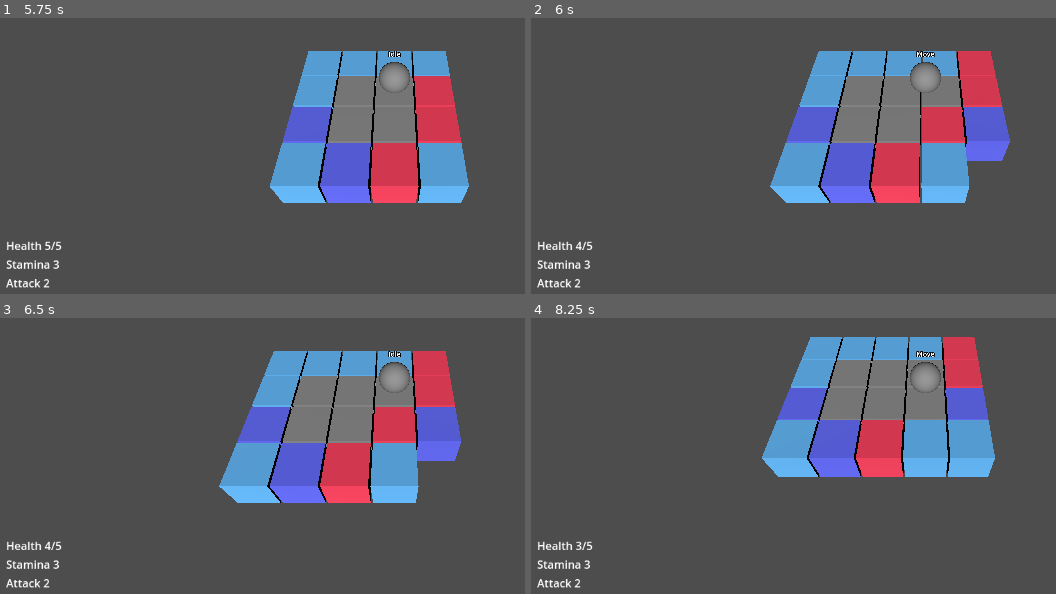
Above: before the commit, frames 1-4 (two rows, left to right).
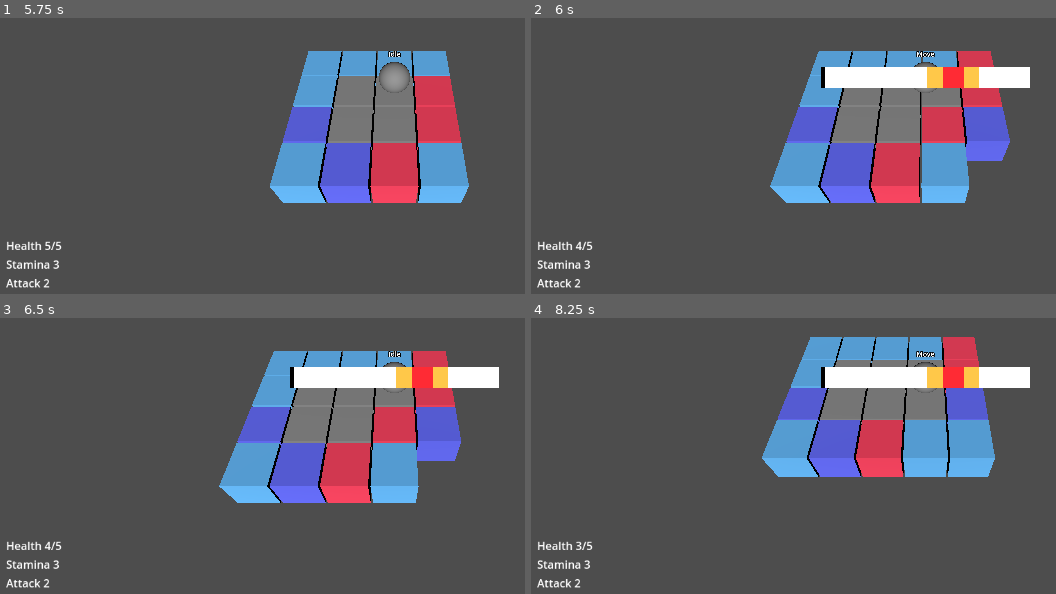
Above: after the commit, the same moments.

Repository: tVeratti/mini-byte-jam
Game: Godot game, scene res://main.tscn
Same seed, same stepped clock (60 frames per second), same inputs: the game is played once before the commit and once after it.
Inputs:
- Up to frame 1 (5.75 s): tap Enter at 0.5 s; hold W (move_forward) 0.53-2.03 s; tap Space (accept) at 0.6, 1.25, 1.35, 2, 2.1, 2.85, 3.5, 3.6, 4.25, 4.35, 5, 5.1 s; hold A (move_left) 2.03-3.53 s; hold S (move_backward) 3.53-4.28 s; hold Right (move_right) 4.28-5.03 s; hold W (move_forward) from 5.03 s (still down)
- Up to frame 2 (6 s): release W (move_forward) at 5.78 s; hold Right (move_right) from 5.78 s (still down); tap Space (accept) at 5.85 s
- Up to frame 3 (6.5 s): keep holding Right (move_right)
- Up to frame 4 (8.25 s): tap Space (accept) at 6.6, 7.35, 8.1 s; release Right (move_right) at 8.03 s; hold S (move_backward) from 8.03 s (still down)

Frame 1 is identical in both runs. In frame 2, 3.0% of the frame differs, in the area x 55-96%, y 17-26%; in frame 3, 3.0%; in frame 4, 3.0%.

Commit message:
add battle ui

Diff:
--- /dev/null
+++ b/battle/battle.gd
@@ -0,0 +1,59 @@
+class_name Battle
+extends MarginContainer
+
+
+const LEVEL_WEIGHT:float = 10.0
+const TRACK_WIDTH:int = 300
+const MIN_TARGET_WIDTH:int = 5
+const MIN_TARGET_OFFSET:int = 80
+
+
+@onready var track:ColorRect = %Track
+@onready var stamina:ColorRect = %Stamina
+@onready var attack:ColorRect = %Attack
+@onready var input_container:MarginContainer = %InputContainer
+
+
+var level:int = 1
+var player_stats:PlayerStats
+
+
+func _ready() -> void:
+	var player:Player = get_tree().get_first_node_in_group("player")
+	player_stats = player.player_stats
+
+	player.input_component.accepted.connect(_on_input_accept)
+
+	_set_target_sizes()
+
+
+func _set_target_sizes() -> void:
+	var weighted_level:float = level * LEVEL_WEIGHT
+	var attack_percentage:float = float(player_stats.attack) / weighted_level
+	var stamina_percentage:float = float(player_stats.stamina) / weighted_level
+
+	var attack_width:int = clamp(
+		MIN_TARGET_WIDTH,
+		TRACK_WIDTH - MIN_TARGET_OFFSET,
+		TRACK_WIDTH * attack_percentage)
+
+	var stamina_width:int = clamp(
+		MIN_TARGET_WIDTH,
+		TRACK_WIDTH - MIN_TARGET_OFFSET,
+		(TRACK_WIDTH * stamina_percentage) + attack_width)
+
+	attack.custom_minimum_size.x = attack_width
+	stamina.custom_minimum_size.x = stamina_width
+
+	var random_offset:int = randi_range(
+		MIN_TARGET_OFFSET,
+		TRACK_WIDTH - max(attack_width, stamina_width))
+
+	track.add_theme_constant_override("margin_left", random_offset)
+
+
+func _on_input_accept() -> void:
+	var grid:Grid = get_tree().get_first_node_in_group("tile_grid")
+	grid.battle_ended.emit()
+
+	queue_free()
--- /dev/null
+++ b/battle/battle.tscn
@@ -0,0 +1,53 @@
+[gd_scene load_steps=2 format=3 uid="uid://bcvlm28nt0iwi"]
+
+[ext_resource type="Script" uid="uid://bg1h072hwja02" path="res://battle/battle.gd" id="1_mqutd"]
+
+[node name="Battle" type="MarginContainer"]
+anchors_preset = 14
+anchor_top = 0.5
+anchor_right = 1.0
+anchor_bottom = 0.5
+offset_top = -15.0
+offset_bottom = 15.0
+grow_horizontal = 2
+grow_vertical = 2
+script = ExtResource("1_mqutd")
+
+[node name="TrackContainer" type="MarginContainer" parent="."]
+custom_minimum_size = Vector2(300, 30)
+layout_mode = 2
+size_flags_horizontal = 4
+size_flags_vertical = 4
+
+[node name="Track" type="ColorRect" parent="TrackContainer"]
+unique_name_in_owner = true
+layout_mode = 2
+
+[node name="TargetContainer" type="MarginContainer" parent="TrackContainer"]
+layout_mode = 2
+theme_override_constants/margin_left = 80
+
+[node name="Stamina" type="ColorRect" parent="TrackContainer/TargetContainer"]
+unique_name_in_owner = true
+custom_minimum_size = Vector2(30, 0)
+layout_mode = 2
+size_flags_horizontal = 4
+color = Color(1, 0.784314, 0.286275, 1)
+
+[node name="Attack" type="ColorRect" parent="TrackContainer/TargetContainer"]
+unique_name_in_owner = true
+custom_minimum_size = Vector2(10, 0)
+layout_mode = 2
+size_flags_horizontal = 4
+color = Color(1, 0.168627, 0.203922, 1)
+
+[node name="InputContainer" type="MarginContainer" parent="TrackContainer"]
+unique_name_in_owner = true
+layout_mode = 2
+theme_override_constants/margin_left = 0
+
+[node name="Input" type="ColorRect" parent="TrackContainer/InputContainer"]
+custom_minimum_size = Vector2(5, 0)
+layout_mode = 2
+size_flags_horizontal = 0
+color = Color(0, 0, 0, 1)
--- a/grid/grid.gd
+++ b/grid/grid.gd
@@ -5,6 +5,9 @@
 
 signal tile_entered(coordinates:Vector3)
 signal radius_scouted(center:Vector3, radius:int)
+
+signal battle_started(level:int)
+signal battle_ended
 
 
 const TILE_IDS:Dictionary[int, Tile.Types] = {
@@ -63,7 +66,10 @@
 
 
 func _on_tile_entered(coordinates:Vector3) -> void:
-	# TODO: Resolve tile effect
+	var tile_type:Tile.Types = tiles[coordinates]
+	match(tile_type):
+		Tile.Types.BATTLE:
+			battle_started.emit(1)
 
 	radius_scouted.emit(coordinates, 1)
 
--- a/map/map.gd
+++ b/map/map.gd
@@ -2,6 +2,9 @@
 extends Node
 
 
+@export var battle_scene:PackedScene
+
+@onready var interface:CanvasLayer = %Interface
 @onready var grid:Grid = %Grid
 @onready var player:Player = %Player
 
@@ -14,5 +17,12 @@
 	var center_coord: = Vector3(center_i, 0, center_i)
 	var local_pos: = grid.map_to_local(center_coord)
 	player.global_position = grid.to_global(local_pos)
+	grid.tile_entered.emit(center_coord)
 
-	grid.tile_entered.emit(center_coord)
+	grid.battle_started.connect(_on_battle_started)
+
+
+func _on_battle_started(level:int) -> void:
+	var battle_node:Battle = battle_scene.instantiate()
+	battle_node.level = 2
+	interface.add_child(battle_node)
--- a/map/map.tscn
+++ b/map/map.tscn
@@ -1,16 +1,19 @@
-[gd_scene load_steps=5 format=3 uid="uid://uxxs8yvjpn8m"]
+[gd_scene load_steps=6 format=3 uid="uid://uxxs8yvjpn8m"]
 
 [ext_resource type="Script" uid="uid://rhagi80rwqva" path="res://map/map.gd" id="1_p5pve"]
+[ext_resource type="PackedScene" uid="uid://bcvlm28nt0iwi" path="res://battle/battle.tscn" id="2_kffv2"]
 [ext_resource type="PackedScene" uid="uid://b0dwk7j8uulrj" path="res://map/player_stats_hud.tscn" id="2_lgq1i"]
 [ext_resource type="PackedScene" uid="uid://blho1i521pjl4" path="res://grid/grid.tscn" id="3_iw27f"]
 [ext_resource type="PackedScene" uid="uid://bltwcei6bd7hh" path="res://player/player.tscn" id="4_71pa8"]
 
 [node name="Map" type="Node3D"]
 script = ExtResource("1_p5pve")
+battle_scene = ExtResource("2_kffv2")
 
-[node name="HUD" type="CanvasLayer" parent="."]
+[node name="Interface" type="CanvasLayer" parent="."]
+unique_name_in_owner = true
 
-[node name="MarginContainer" type="MarginContainer" parent="HUD"]
+[node name="HUD" type="MarginContainer" parent="Interface"]
 anchors_preset = 15
 anchor_right = 1.0
 anchor_bottom = 1.0
@@ -22,12 +25,12 @@
 theme_override_constants/margin_right = 16
 theme_override_constants/margin_bottom = 16
 
-[node name="Layout" type="VBoxContainer" parent="HUD/MarginContainer"]
+[node name="Layout" type="VBoxContainer" parent="Interface/HUD"]
 layout_mode = 2
 mouse_filter = 2
 alignment = 2
 
-[node name="PlayerStatsHud" parent="HUD/MarginContainer/Layout" node_paths=PackedStringArray("player") instance=ExtResource("2_lgq1i")]
+[node name="PlayerStatsHud" parent="Interface/HUD/Layout" node_paths=PackedStringArray("player") instance=ExtResource("2_lgq1i")]
 layout_mode = 2
 player = NodePath("../../../../Player")
 
--- a/player/player.tscn
+++ b/player/player.tscn
@@ -19,7 +19,7 @@
 [sub_resource type="StandardMaterial3D" id="StandardMaterial3D_boad6"]
 shading_mode = 0
 
-[node name="Player" type="MeshInstance3D"]
+[node name="Player" type="MeshInstance3D" groups=["player"]]
 mesh = SubResource("SphereMesh_kqu6x")
 script = ExtResource("1_rkbax")
 
--- a/project.godot
+++ b/project.godot
@@ -18,6 +18,7 @@
 [global_group]
 
 tile_grid=""
+player=""
 
 [input]
 
Not shown, added: battle/battle.gd.uid
